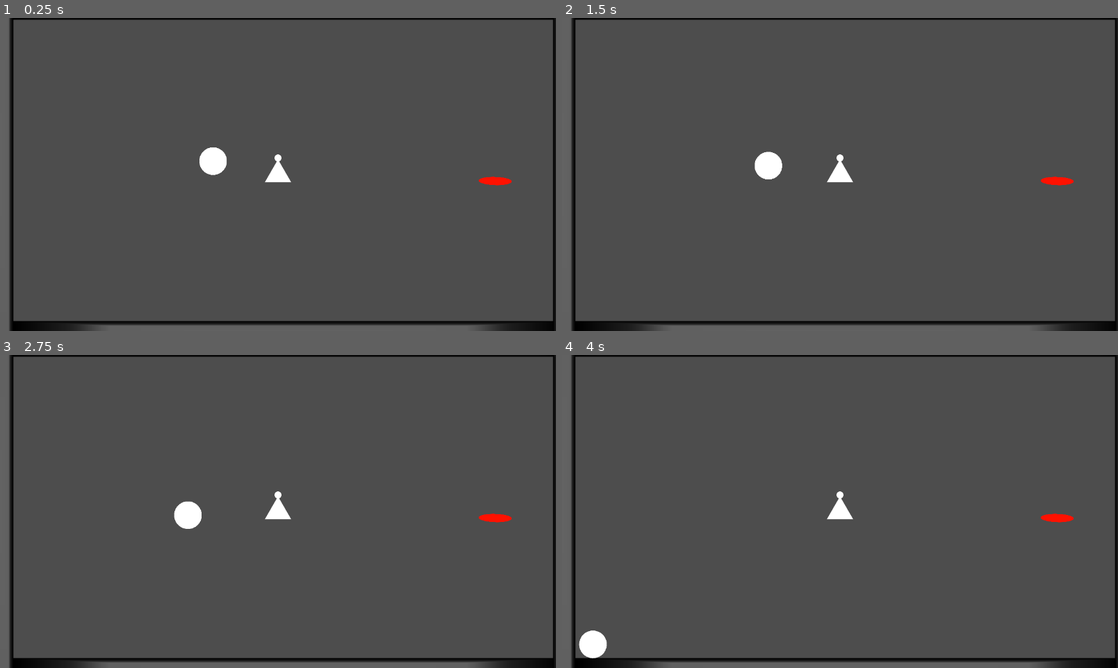
Above: before the commit, frames 1-4 (two rows, left to right).
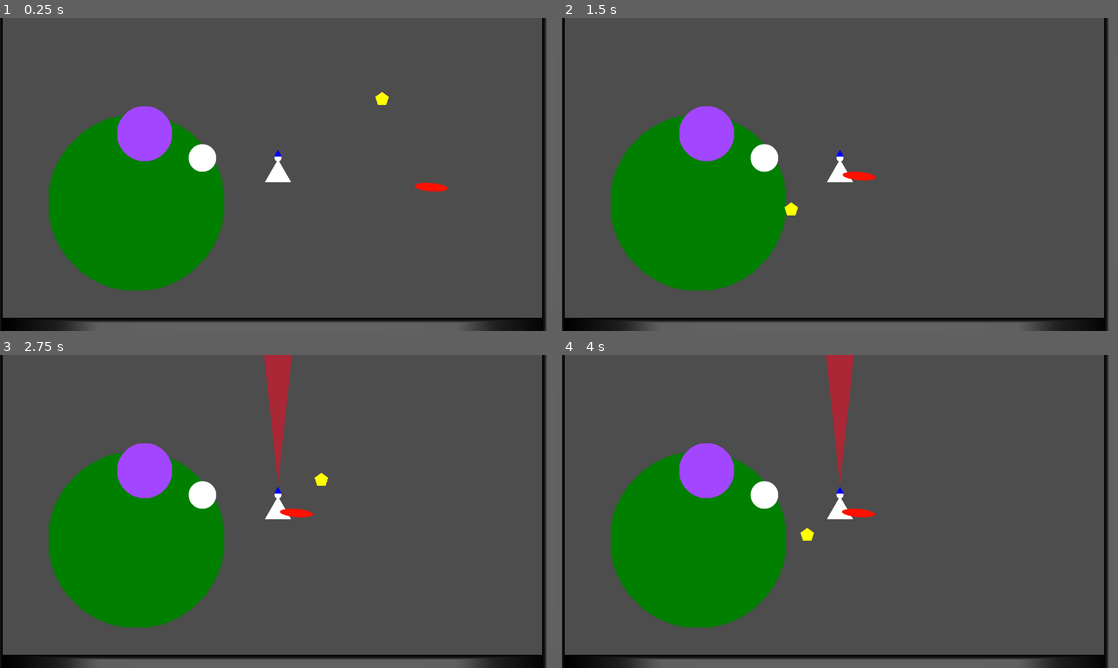
Above: after the commit, the same moments.

Repository: failstream/gameoff-2025
Game: Godot game, scene res://_testing/test.tscn
Two runs of this game, one before a commit and one after it. Both use one fixed random seed, a clock stepped at 60 frames per second and the inputs below. The project has no main scene, so this scene is started directly.
Inputs:
- Up to frame 1 (0.25 s): no input
- Up to frame 2 (1.5 s): hold D (Right) 0.53-1.28 s; hold Space (fire) 0.53-1.28 s; hold A (Left) from 1.28 s (still down); tap Space (fire) at 1.35 s
- Up to frame 3 (2.75 s): release A (Left) at 2.03 s; hold D (Right) from 2.03 s (still down); hold Space (fire) from 2.03 s (still down)
- Up to frame 4 (4 s): release D (Right) at 2.78 s; release Space (fire) at 2.78 s; hold W (Thrust) 2.78-3.53 s; tap Space (fire) at 2.85 s; hold A (Left) from 3.53 s (still down); hold Space (fire) from 3.53 s (still down)

The runs differ from the first frame. In frame 1, 20% of the frame differs, in the area x 0-100%, y 0-100%; in frame 2, 19%; in frame 3, 21%; in frame 4, 21%.

Commit message:
added collisions and hit/hurt box

Diff:
--- a/_testing/test.tscn
+++ b/_testing/test.tscn
@@ -1,10 +1,12 @@
-[gd_scene load_steps=10 format=3 uid="uid://br5vimyra17w7"]
+[gd_scene load_steps=12 format=3 uid="uid://br5vimyra17w7"]
 
 [ext_resource type="PackedScene" uid="uid://blydrapybogfr" path="res://gameplay/enemies/HomingMissile.tscn" id="3_c3qh6"]
 [ext_resource type="PackedScene" uid="uid://cuw8ewwa5ryb7" path="res://gameplay/player/charbody_twinstick/charbody_twinstick.tscn" id="3_gubp4"]
 [ext_resource type="PackedScene" uid="uid://dk7f1td0uq31i" path="res://gameplay/obstacles/wall.tscn" id="3_otovr"]
 [ext_resource type="Script" uid="uid://qqc3a6do8tvc" path="res://nodes/gravity_field.gd" id="4_c3qh6"]
 [ext_resource type="Texture2D" uid="uid://b3lvnfn2d167k" path="res://graphics/basic-shapes/Circle.png" id="4_gubp4"]
+[ext_resource type="PackedScene" uid="uid://b5b7qltbo6ya4" path="res://gameplay/player/charbody_twinstick/ballistic_projectile/ballistic_projectile.tscn" id="6_8lha0"]
+[ext_resource type="PackedScene" uid="uid://bq418wmaqttab" path="res://gameplay/enemies/base/base_enemy.tscn" id="7_b3can"]
 
 [sub_resource type="Gradient" id="Gradient_j2t48"]
 
@@ -53,13 +55,10 @@
 rotation = 1.5707964
 scale = Vector2(20, 1)
 
-[node name="CharbodyTwinstick" parent="." instance=ExtResource("3_gubp4")]
-position = Vector2(618, 367)
-
 [node name="GravityField" type="Area2D" parent="."]
 position = Vector2(317, 439)
 collision_layer = 0
-collision_mask = 5
+collision_mask = 45
 monitorable = false
 gravity_space_override = 1
 gravity_point = true
@@ -72,12 +71,18 @@
 
 [node name="CollisionShape2D" type="CollisionShape2D" parent="GravityField"]
 shape = SubResource("CircleShape2D_gubp4")
+disabled = true
 debug_color = Color(0, 1, 0.25490198, 0.41960785)
+
+[node name="Sprite2D" type="Sprite2D" parent="GravityField"]
+modulate = Color(0, 0.49803922, 0, 1)
+scale = Vector2(3.2, 3.2)
+texture = ExtResource("4_gubp4")
 
 [node name="RigidBody2D" type="RigidBody2D" parent="."]
 position = Vector2(469, 336)
-collision_layer = 4
-collision_mask = 19
+collision_layer = 32
+collision_mask = 81
 
 [node name="Sprite2D" type="Sprite2D" parent="RigidBody2D"]
 scale = Vector2(0.5, 0.5)
@@ -86,5 +91,14 @@
 [node name="CollisionShape2D" type="CollisionShape2D" parent="RigidBody2D"]
 shape = SubResource("CircleShape2D_8lha0")
 
+[node name="CharbodyTwinstick" parent="." instance=ExtResource("3_gubp4")]
+position = Vector2(643, 374)
+
 [node name="HomingMissile" parent="." instance=ExtResource("3_c3qh6")]
-position = Vector2(1118, 382)
+position = Vector2(1004, 404)
+
+[node name="BallisticProjectile" parent="." instance=ExtResource("6_8lha0")]
+position = Vector2(336, 280)
+
+[node name="BaseEnemy" parent="." instance=ExtResource("7_b3can")]
+position = Vector2(913, 179)
--- a/gameplay/enemies/HomingMissile.tscn
+++ b/gameplay/enemies/HomingMissile.tscn
@@ -8,11 +8,9 @@
 height = 52.0
 
 [node name="HomingMissile" type="RigidBody2D"]
-collision_layer = 4
-collision_mask = 19
+collision_layer = 8
+collision_mask = 65
 script = ExtResource("1_xcb1n")
-thrust_speed = 0.0
-rotation_speed = 0.0
 
 [node name="Sprite2D" type="Sprite2D" parent="."]
 modulate = Color(1, 0.06666667, 0, 1)
--- /dev/null
+++ b/gameplay/enemies/base/base_enemy.gd
@@ -0,0 +1,24 @@
+extends CharacterBody2D
+
+@onready var hurtbox: Hurtbox = $Hurtbox
+
+@export var max_speed: float = 500.0
+@export var acceleration: float = 800
+
+func _ready() -> void:
+
+  hurtbox.resolve_collision.connect(_got_hurt, CONNECT_PERSIST)
+
+
+
+func _physics_process(delta: float) -> void:
+
+  var distance_to_player: float = global_position.distance_to(Game.player.global_position)
+  var direction_to_player: Vector2 = global_position.direction_to(Game.player.global_position)
+  velocity = velocity.move_toward(direction_to_player * max_speed, (acceleration + distance_to_player) * delta)
+
+  move_and_slide()
+
+
+func _got_hurt(attack_area: AttackBox, hurt_area: Hurtbox) -> void:
+  print("ENEMY OUCH!")
--- /dev/null
+++ b/gameplay/enemies/base/base_enemy.tscn
@@ -0,0 +1,47 @@
+[gd_scene load_steps=8 format=3 uid="uid://bq418wmaqttab"]
+
+[ext_resource type="Script" uid="uid://d0ketfm6khln2" path="res://gameplay/enemies/base/base_enemy.gd" id="1_b6h4g"]
+[ext_resource type="Texture2D" uid="uid://8l440ax15gdv" path="res://graphics/basic-shapes/Pentagon.png" id="2_jk4a5"]
+[ext_resource type="Script" uid="uid://bkdxoq6o6t54s" path="res://nodes/hurtbox.gd" id="3_jk4a5"]
+[ext_resource type="Script" uid="uid://bf21kv63xd828" path="res://nodes/attack_box.gd" id="4_l74pa"]
+
+[sub_resource type="CircleShape2D" id="CircleShape2D_l74pa"]
+radius = 13.038404
+
+[sub_resource type="CircleShape2D" id="CircleShape2D_b6h4g"]
+radius = 11.0
+
+[sub_resource type="CircleShape2D" id="CircleShape2D_r4a34"]
+radius = 11.0
+
+[node name="BaseEnemy" type="CharacterBody2D"]
+collision_layer = 8
+collision_mask = 64
+motion_mode = 1
+script = ExtResource("1_b6h4g")
+
+[node name="Sprite2D" type="Sprite2D" parent="."]
+modulate = Color(1, 1, 0, 1)
+position = Vector2(0, -2)
+scale = Vector2(0.25, 0.25)
+texture = ExtResource("2_jk4a5")
+
+[node name="CollisionShape2D" type="CollisionShape2D" parent="."]
+shape = SubResource("CircleShape2D_l74pa")
+
+[node name="Hurtbox" type="Area2D" parent="."]
+collision_layer = 8
+collision_mask = 0
+script = ExtResource("3_jk4a5")
+metadata/_custom_type_script = "uid://bkdxoq6o6t54s"
+
+[node name="CollisionShape2D" type="CollisionShape2D" parent="Hurtbox"]
+shape = SubResource("CircleShape2D_b6h4g")
+
+[node name="AttackBox" type="Area2D" parent="."]
+collision_layer = 0
+script = ExtResource("4_l74pa")
+metadata/_custom_type_script = "uid://bf21kv63xd828"
+
+[node name="CollisionShape2D" type="CollisionShape2D" parent="AttackBox"]
+shape = SubResource("CircleShape2D_r4a34")
--- a/gameplay/obstacles/wall.tscn
+++ b/gameplay/obstacles/wall.tscn
@@ -13,7 +13,7 @@
 size = Vector2(64, 64)
 
 [node name="Wall" type="StaticBody2D"]
-collision_layer = 16
+collision_layer = 64
 collision_mask = 0
 
 [node name="Sprite2D" type="Sprite2D" parent="."]
--- /dev/null
+++ b/gameplay/player/charbody_twinstick/ballistic_projectile/ballistic_projectile.gd
@@ -0,0 +1,34 @@
+## ballistic_projectile.gd
+
+class_name BallisticProjectile
+extends CharacterBody2D
+## This is a projectile that should be permanently spawned for the player. Player uses gravity field to control it.
+## The projectile will smash through enemies doing damage using a hurtbox along the way.
+
+@export var hitbox: Area2D
+
+var gravity_fields: Array[GravityField] = []
+
+var reflection_velocity: Vector2 = Vector2.ZERO
+
+func _physics_process(delta: float) -> void:
+
+  if not reflection_velocity.is_zero_approx():
+    reflection_velocity = reflection_velocity.move_toward(Vector2.ZERO, delta * 100.0)
+  else:
+    reflection_velocity = Vector2.ZERO
+
+  velocity = reflection_velocity
+
+  for field in gravity_fields:
+    velocity += field.get_body_gravity(self)
+
+  var prior_velocity: Vector2 = velocity
+  move_and_slide()
+
+  for i in get_slide_collision_count():
+    var collision: KinematicCollision2D = get_slide_collision(i)
+    var normal: Vector2 = collision.get_normal()
+    reflection_velocity = prior_velocity.bounce(normal)
+    for field in gravity_fields:
+      field.reset_body_gravity(self)
--- /dev/null
+++ b/gameplay/player/charbody_twinstick/ballistic_projectile/ballistic_projectile.tscn
@@ -0,0 +1,34 @@
+[gd_scene load_steps=6 format=3 uid="uid://b5b7qltbo6ya4"]
+
+[ext_resource type="Script" uid="uid://dge6yyjgk4cn1" path="res://gameplay/player/charbody_twinstick/ballistic_projectile/ballistic_projectile.gd" id="1_ok20u"]
+[ext_resource type="Texture2D" uid="uid://b3lvnfn2d167k" path="res://graphics/basic-shapes/Circle.png" id="1_u3jqj"]
+[ext_resource type="Script" uid="uid://bf21kv63xd828" path="res://nodes/attack_box.gd" id="3_0dyp8"]
+
+[sub_resource type="CircleShape2D" id="CircleShape2D_ok20u"]
+radius = 62.0
+
+[sub_resource type="CircleShape2D" id="CircleShape2D_0dyp8"]
+radius = 62.0
+
+[node name="BallisticProjectile" type="CharacterBody2D" node_paths=PackedStringArray("hitbox")]
+collision_layer = 4
+collision_mask = 64
+motion_mode = 1
+script = ExtResource("1_ok20u")
+hitbox = NodePath("Attackbox")
+
+[node name="Sprite2D" type="Sprite2D" parent="."]
+modulate = Color(0.6392157, 0.27450982, 1, 1)
+texture = ExtResource("1_u3jqj")
+
+[node name="CollisionShape2D" type="CollisionShape2D" parent="."]
+shape = SubResource("CircleShape2D_ok20u")
+
+[node name="Attackbox" type="Area2D" parent="."]
+collision_layer = 128
+collision_mask = 41
+script = ExtResource("3_0dyp8")
+metadata/_custom_type_script = "uid://bf21kv63xd828"
+
+[node name="CollisionShape2D" type="CollisionShape2D" parent="Attackbox"]
+shape = SubResource("CircleShape2D_0dyp8")
--- a/gameplay/player/charbody_twinstick/charbody_twinstick.gd
+++ b/gameplay/player/charbody_twinstick/charbody_twinstick.gd
@@ -1,8 +1,11 @@
 extends CharacterBody2D
 
-@onready var tractor_area: GravityField = $TractorArea
-@onready var tractor_collision: CollisionPolygon2D = $TractorArea/TractorCollision
-@onready var cone_sprite: Sprite2D = $TractorArea/ConeSprite
+@export var tractor_area: GravityField
+@export var tractor_collision: CollisionPolygon2D
+@export var cone_sprite: Sprite2D
+@export var right_stick_aim: Node2D
+@export var weapon_spawn: Marker2D
+@export var player_hurtbox: Hurtbox
 
 @export var thrust_force: float = 350.0
 
@@ -12,6 +15,12 @@
 
 func _enter_tree() -> void:
   Game.player = self
+  disable_cone()
+
+
+func _ready() -> void:
+
+  player_hurtbox.resolve_collision.connect(_resolve_collision, CONNECT_PERSIST)
 
 
 func _physics_process(delta: float) -> void:
@@ -19,12 +28,13 @@
   var left_stick: Vector2 = Input.get_vector("Lstick_left", "Lstick_right", "Lstick_up", "Lstick_down")
   var right_stick: Vector2 = Input.get_vector("Rstick_left", "Rstick_right", "Rstick_up", "Rstick_down")
 
-  if right_stick.is_zero_approx():
+  if not right_stick.is_zero_approx():
+    right_stick_aim.set_global_rotation(right_stick.angle_to(Vector2.UP) * -1)
+
+  if Input.is_action_pressed("fire") and not gravity_cone_enabled:
+    enable_cone()
+  elif Input.is_action_just_released("fire"):
     disable_cone()
-  else:
-    tractor_area.set_global_rotation(right_stick.angle_to(Vector2.UP) * -1)
-    if not gravity_cone_enabled:
-      enable_cone()
 
   if not left_stick.is_zero_approx():
     move_player(left_stick)
@@ -52,3 +62,15 @@
   tractor_collision.set_disabled(false)
   cone_sprite.set_visible(true)
   gravity_cone_enabled = true
+
+
+func _resolve_collision(_attackbox: AttackBox, _hurtbox: Hurtbox) -> void:
+  if _attackbox.get_collision_layer_value(8):
+    var projectile: BallisticProjectile = _attackbox.get_parent()
+    var projectile_velocity: Vector2 = projectile.get_real_velocity()
+    var speed: float = projectile_velocity.length()
+    var projectile_travel_direction: Vector2 = projectile_velocity.normalized()
+    var direction_away_from_projectile: Vector2 = -global_position.direction_to(projectile.global_position)
+    ## weight the new velocity via speed. Faster the speed, the more weighted in the projectile travel direction
+    ## the slower, the more weighted in the direction away from projectile
+    var new_direction: Vector2 = projectile_velocity * -projectile_travel_direction.dot(direction_away_from_projectile)
--- a/gameplay/player/charbody_twinstick/charbody_twinstick.tscn
+++ b/gameplay/player/charbody_twinstick/charbody_twinstick.tscn
@@ -1,17 +1,27 @@
-[gd_scene load_steps=6 format=3 uid="uid://cuw8ewwa5ryb7"]
+[gd_scene load_steps=8 format=3 uid="uid://cuw8ewwa5ryb7"]
 
 [ext_resource type="Texture2D" uid="uid://d0rpiw8wuhg3l" path="res://graphics/basic-shapes/Triangle_Regular.png" id="1_5xa52"]
 [ext_resource type="Script" uid="uid://dolps6ruw1cj4" path="res://gameplay/player/charbody_twinstick/charbody_twinstick.gd" id="1_jfmwf"]
 [ext_resource type="Texture2D" uid="uid://b3lvnfn2d167k" path="res://graphics/basic-shapes/Circle.png" id="2_jfmwf"]
 [ext_resource type="Script" uid="uid://qqc3a6do8tvc" path="res://nodes/gravity_field.gd" id="4_ub5b0"]
+[ext_resource type="Script" uid="uid://bkdxoq6o6t54s" path="res://nodes/hurtbox.gd" id="5_2umx2"]
 
 [sub_resource type="CircleShape2D" id="CircleShape2D_ub5b0"]
 radius = 17.029387
 
-[node name="CharbodyTwinstick" type="CharacterBody2D"]
-collision_mask = 28
+[sub_resource type="CircleShape2D" id="CircleShape2D_8ks8t"]
+radius = 17.029387
+
+[node name="CharbodyTwinstick" type="CharacterBody2D" node_paths=PackedStringArray("tractor_area", "tractor_collision", "cone_sprite", "right_stick_aim", "weapon_spawn", "player_hurtbox")]
+collision_mask = 64
 motion_mode = 1
 script = ExtResource("1_jfmwf")
+tractor_area = NodePath("RightStickAim/WeaponSpawn/TractorArea")
+tractor_collision = NodePath("RightStickAim/WeaponSpawn/TractorArea/TractorCollision")
+cone_sprite = NodePath("RightStickAim/WeaponSpawn/TractorArea/ConeSprite")
+right_stick_aim = NodePath("RightStickAim")
+weapon_spawn = NodePath("RightStickAim/WeaponSpawn")
+player_hurtbox = NodePath("Hurtbox")
 
 [node name="Sprite2D" type="Sprite2D" parent="."]
 position = Vector2(0, -8)
@@ -23,26 +33,48 @@
 scale = Vector2(0.125, 0.125)
 texture = ExtResource("2_jfmwf")
 
-[node name="CollisionShape2D" type="CollisionShape2D" parent="."]
-shape = SubResource("CircleShape2D_ub5b0")
+[node name="RightStickAim" type="Node2D" parent="."]
 
-[node name="TractorArea" type="Area2D" parent="."]
+[node name="Crosshair" type="Sprite2D" parent="RightStickAim"]
+modulate = Color(0, 0, 1, 1)
+position = Vector2(0, -49)
+scale = Vector2(0.15, 0.15)
+texture = ExtResource("1_5xa52")
+
+[node name="WeaponSpawn" type="Marker2D" parent="RightStickAim"]
+position = Vector2(0, -56)
+
+[node name="TractorArea" type="Area2D" parent="RightStickAim/WeaponSpawn"]
 collision_layer = 2
 collision_mask = 4
 gravity_space_override = 1
 gravity_point = true
+gravity_point_unit_distance = 200.0
+gravity = 2000.0
 script = ExtResource("4_ub5b0")
 metadata/_custom_type_script = "uid://qqc3a6do8tvc"
 
-[node name="TractorCollision" type="CollisionPolygon2D" parent="TractorArea"]
+[node name="TractorCollision" type="CollisionPolygon2D" parent="RightStickAim/WeaponSpawn/TractorArea"]
 polygon = PackedVector2Array(-1, -36, -43, -425, 45, -424)
 disabled = true
 
-[node name="ConeSprite" type="Sprite2D" parent="TractorArea"]
+[node name="ConeSprite" type="Sprite2D" parent="RightStickAim/WeaponSpawn/TractorArea"]
+visible = false
 modulate = Color(1, 0.019607844, 0.13333334, 0.52156866)
 position = Vector2(0, -220)
 rotation = -3.1415925
 scale = Vector2(0.75, 4)
 texture = ExtResource("1_5xa52")
 
+[node name="CollisionShape2D" type="CollisionShape2D" parent="."]
+shape = SubResource("CircleShape2D_ub5b0")
+
 [node name="Camera2D" type="Camera2D" parent="."]
+
+[node name="Hurtbox" type="Area2D" parent="."]
+collision_mask = 0
+script = ExtResource("5_2umx2")
+metadata/_custom_type_script = "uid://bkdxoq6o6t54s"
+
+[node name="CollisionShape2D" type="CollisionShape2D" parent="Hurtbox"]
+shape = SubResource("CircleShape2D_8ks8t")
--- /dev/null
+++ b/gameplay/player/rigidbody_lander/rigidbody_lander.gd
@@ -0,0 +1,31 @@
+extends RigidBody2D
+
+@onready var left_engine: CollisionShape2D = $LeftEngine
+@onready var right_engine: CollisionShape2D = $RightEngine
+@onready var left_marker: Marker2D = $LeftEngine/LeftMarker
+@onready var right_marker: Marker2D = $RightEngine/RightMarker
+@onready var left_flame: Sprite2D = $LeftEngine/LeftFlame
+@onready var right_flame: Sprite2D = $RightEngine/RightFlame
+
+
+@export var force: float = 500.0
+
+func _ready() -> void:
+  Game.player = self
+
+
+func _physics_process(delta: float) -> void:
+
+  if Input.is_action_pressed("Left"):
+    var facing = Vector2.UP.rotated(get_global_rotation())
+    apply_force(facing * force, left_marker.global_position)
+    left_flame.set_visible(true)
+  if Input.is_action_pressed("Right"):
+    var facing = Vector2.UP.rotated(get_global_rotation())
+    apply_force(facing * force, right_marker.global_position)
+    right_flame.set_visible(true)
+
+  if Input.is_action_just_released("Left"):
+    left_flame.set_visible(false)
+  if Input.is_action_just_released("Right"):
+    right_flame.set_visible(false)
--- /dev/null
+++ b/gameplay/player/rigidbody_lander/rigidbody_lander.tscn
@@ -0,0 +1,60 @@
+[gd_scene load_steps=7 format=3 uid="uid://te2bdsge2s6c"]
+
+[ext_resource type="Texture2D" uid="uid://8ausemy30med" path="res://graphics/basic-shapes/Hexagon.png" id="1_1m828"]
+[ext_resource type="Script" uid="uid://csh2vr7jveqhs" path="res://gameplay/player/rigidbody_lander/rigidbody_lander.gd" id="1_f1v0c"]
+[ext_resource type="Texture2D" uid="uid://b3lvnfn2d167k" path="res://graphics/basic-shapes/Circle.png" id="2_7te1c"]
+[ext_resource type="Texture2D" uid="uid://d0rpiw8wuhg3l" path="res://graphics/basic-shapes/Triangle_Regular.png" id="3_f1v0c"]
+
+[sub_resource type="CircleShape2D" id="CircleShape2D_f1v0c"]
+radius = 26.172504
+
+[sub_resource type="CapsuleShape2D" id="CapsuleShape2D_7gge2"]
+radius = 12.0
+height = 44.0
+
+[node name="Lander" type="RigidBody2D"]
+collision_mask = 28
+script = ExtResource("1_f1v0c")
+
+[node name="Sprite2D" type="Sprite2D" parent="."]
+scale = Vector2(0.5, 0.5)
+texture = ExtResource("1_1m828")
+
+[node name="MainBody" type="CollisionShape2D" parent="."]
+shape = SubResource("CircleShape2D_f1v0c")
+
+[node name="LeftEngine" type="CollisionShape2D" parent="."]
+position = Vector2(-56, 0)
+shape = SubResource("CapsuleShape2D_7gge2")
+
+[node name="LeftFlame" type="Sprite2D" parent="LeftEngine"]
+visible = false
+modulate = Color(1, 0.5254902, 0.12941177, 0.5568628)
+position = Vector2(0, 63)
+scale = Vector2(0.25, -1)
+texture = ExtResource("3_f1v0c")
+
+[node name="Sprite2D" type="Sprite2D" parent="LeftEngine"]
+scale = Vector2(0.25, 0.4)
+texture = ExtResource("2_7te1c")
+
+[node name="LeftMarker" type="Marker2D" parent="LeftEngine"]
+position = Vector2(0, 22)
+
+[node name="RightEngine" type="CollisionShape2D" parent="."]
+position = Vector2(57, 0)
+shape = SubResource("CapsuleShape2D_7gge2")
+
+[node name="RightFlame" type="Sprite2D" parent="RightEngine"]
+visible = false
+modulate = Color(1, 0.5254902, 0.12941177, 0.5568628)
+position = Vector2(0, 63)
+scale = Vector2(0.25, -1)
+texture = ExtResource("3_f1v0c")
+
+[node name="Sprite2D" type="Sprite2D" parent="RightEngine"]
+scale = Vector2(0.25, 0.4)
+texture = ExtResource("2_7te1c")
+
+[node name="RightMarker" type="Marker2D" parent="RightEngine"]
+position = Vector2(0, 22)
--- /dev/null
+++ b/nodes/attack_box.gd
@@ -0,0 +1,23 @@
+## attack_box.gd
+
+
+class_name AttackBox
+extends Area2D
+## An extension of Area2D that sets itself up as an AttackBox. Only detects Hurtboxes.
+
+
+func _enter_tree() -> void:
+
+  monitorable = false
+  monitoring = true
+
+
+func _ready() -> void:
+
+  connect("area_entered", _area_entered, CONNECT_PERSIST)
+
+
+func _area_entered(area: Area2D) -> void:
+
+  assert(area is Hurtbox)
+  area.resolve_collision.emit(self, area)
--- a/nodes/fixed_joint.gd
+++ b/nodes/fixed_joint.gd
@@ -5,10 +5,10 @@
 ## Creates a pin joint that keeps the rotation of node b relative to node a.
 
 ## sets each body's rotation relative to the other body's rotation (needs implementation, may be unnecessary)
-#@export var double_fixed: bool = false
+@export var double_fixed: bool = false
 
-var relative_rotation: float = 0.0
-
+var a_relative_rotation_to_b: float = 0.0
+var b_relative_rotation_to_a: float = 0.0
 
 ## connects [param body_a] with [param body_b] so that the rotation of [param body_b] keeps
 ## its rotation relative to [param body_a] from the initial connection.
@@ -18,7 +18,9 @@
   node_b = body_b.get_path()
 
   var angle_to_body: float = (body_a.global_position - body_b.global_position).angle()
-  relative_rotation = body_a.global_rotation - angle_to_body
+  a_relative_rotation_to_b = body_a.global_rotation - angle_to_body
+  var angle_to_body_b: float = (body_b.global_position - body_a.global_position).angle()
+  b_relative_rotation_to_a = body_b.global_rotation - angle_to_body_b
 
   body_a.connect("tree_exiting", disconnect_joint)
   body_b.connect("tree_exiting", disconnect_joint)
@@ -37,7 +39,10 @@
     var body_b: PhysicsBody2D = get_node(node_b)
     if body_a and body_b:
       var angle_to_body: float = (body_a.global_position - body_b.global_position).angle()
-      body_a.set_deferred("rotation", angle_to_body + relative_rotation)
+      body_a.set_deferred("rotation", angle_to_body + a_relative_rotation_to_b)
+      if double_fixed:
+        var angle_to_body_b: float = (body_b.global_position - body_a.global_position).angle()
+        body_b.set_deferred("rotation", angle_to_body_b + b_relative_rotation_to_a)
     else:
       if not body_a:
         node_a = ""
--- a/nodes/gravity_field.gd
+++ b/nodes/gravity_field.gd
@@ -110,6 +110,13 @@
   return applied_gravity[body]
 
 
+func reset_body_gravity(body: CharacterBody2D) -> void:
+
+  if not body or not applied_gravity.has(body) or not increasing_gravity.has(body):
+    return
+  applied_gravity[body] = Vector2.ZERO
+
+
 ## adds this body to the gravity calculations.
 func _add_body(body: CharacterBody2D) -> void:
   applied_gravity[body] = Vector2.ZERO
--- /dev/null
+++ b/nodes/hurtbox.gd
@@ -0,0 +1,16 @@
+## hurtbox.gd
+
+class_name Hurtbox
+extends Area2D
+## An extension of Area2D that acts as a hurtbox when a hitbox enters it. Emits the appropriate signal that can
+## be connected to from the base object.
+
+
+## emitted by the attackbox when it detects this hurtbox. Connect in base object to desired collision handling function
+signal resolve_collision(AttackBox, Hurtbox)
+
+
+func _enter_tree() -> void:
+
+  monitorable = true
+  monitoring = false
--- a/project.godot
+++ b/project.godot
@@ -43,6 +43,7 @@
 fire={
 "deadzone": 0.2,
 "events": [Object(InputEventKey,"resource_local_to_scene":false,"resource_name":"","device":-1,"window_id":0,"alt_press …(191 unchanged characters)…
+, Object(InputEventJoypadButton,"resource_local_to_scene":false,"resource_name":"","device":-1,"button_index":10,"pressure":0.0,"pressed":true,"script":null)
 ]
 }
 Lstick_left={
@@ -90,9 +91,12 @@
 
 2d_physics/layer_1="PlayerBody"
 2d_physics/layer_2="PlayerGravityField"
-2d_physics/layer_3="EnemyBody"
-2d_physics/layer_4="EnemyGravityField"
-2d_physics/layer_5="Wall"
+2d_physics/layer_3="PlayerGravityProjectile"
+2d_physics/layer_4="EnemyBody"
+2d_physics/layer_5="EnemyGravityField"
+2d_physics/layer_6="EnemyProjectile"
+2d_physics/layer_7="Wall"
+2d_physics/layer_8="PlayerGravityProjectileHitbox"
 
 [physics]
 
Not shown, changed: Design Doc.txt
Not shown, added: gameplay/enemies/base/base_enemy.gd.uid
Not shown, added: gameplay/player/charbody_twinstick/ballistic_projectile/ballistic_projectile.gd.uid
Not shown, added: gameplay/player/rigidbody_lander/rigidbody_lander.gd.uid
Not shown, added: nodes/attack_box.gd.uid
Not shown, added: nodes/hurtbox.gd.uid
